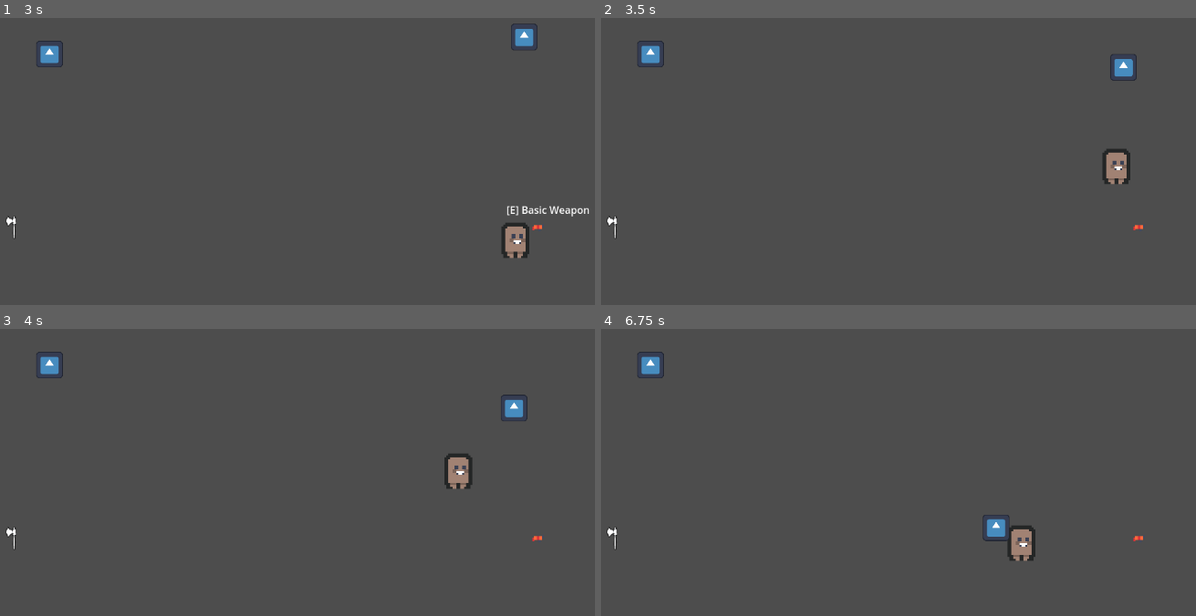
Above: before the commit, frames 1-4 (two rows, left to right).
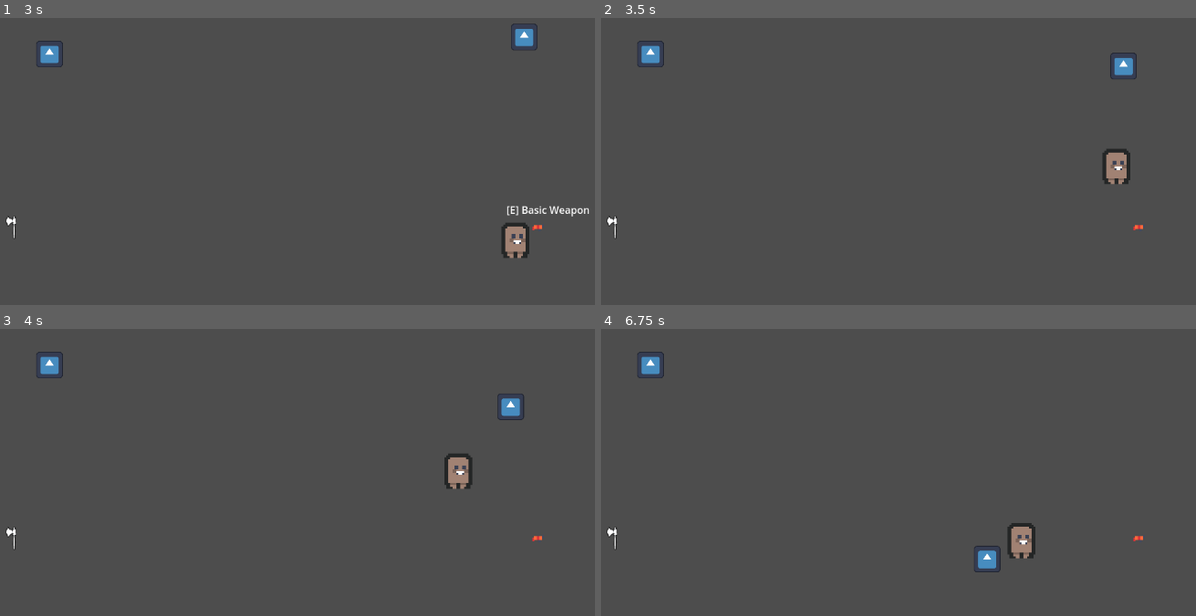
Above: after the commit, the same moments.

Repository: teubamaf/Survivals
Game: Godot game, scene res://Scenes/Playground/Test_scene.tscn
The game is run twice, just before and just after one commit, with the same random seed, the same clock (stepped at 60 frames per second) and the same inputs. The engine's default icon, where the game draws it, is replaced by a stand-in: a white triangle on a blue panel in a dark square.
Inputs (mouse positions are in pixels of both pictures, inside the frame that each line leads up to):
- Up to frame 1 (3 s): tap Enter at 0.5 s; move the mouse to (481, 167) at 0.52 s; hold D (move_right) 0.53-1.28 s; click (481, 167) at 0.6 s; right-click (481, 167) at 0.8 s; move the mouse to (178, 207) at 1.27 s; hold S (move_down) 1.28-2.03 s; right-click (178, 207) at 1.35 s; click (178, 207) at 1.55 s; move the mouse to (392, 98) at 2.02 s; hold D (move_right) 2.03-2.78 s; click (392, 98) at 2.1 s; right-click (392, 98) at 2.3 s; move the mouse to (285, 270) at 2.77 s; hold W (move_up) from 2.78 s (still down); tap Shift (dash) at 2.85 s
- Up to frame 2 (3.5 s): keep holding W (move_up); click (886, 270) at 3.05 s
- Up to frame 3 (4 s): move the mouse to (541, 561) at 3.52 s; release W (move_up) at 3.53 s; hold A (move_left) from 3.53 s (still down); tap G (drop_weapon) at 3.6 s; right-click (541, 561) at 3.8 s
- Up to frame 4 (6.75 s): move the mouse to (702, 438) at 4.27 s; right-click (702, 438) at 4.35 s; click (702, 438) at 4.55 s; move the mouse to (958, 498) at 5.02 s; release A (move_left) at 5.03 s; hold S (move_down) 5.03-5.78 s; hold E (interact) 5.03-5.78 s; right-click (958, 498) at 5.3 s; move the mouse to (815, 397) at 5.77 s; hold D (move_right) 5.78-6.53 s; tap Tab (switch_weapon) at 5.85 s; click (815, 397) at 6.05 s; move the mouse to (1082, 478) at 6.52 s; hold W (move_up) from 6.53 s (still down); click (1082, 478) at 6.6 s

Frame 1 is identical in both runs. In frame 2, less than 0.1% of the frame differs, in the area x 85-91%, y 12-22%; in frame 3, 0.2%; in frame 4, 0.7%, in the area x 62-74%, y 64-85%.

Commit message:
feat: axe and swing working

Diff:
--- a/Scenes/Weapon/Weapon_Axe.tscn
+++ b/Scenes/Weapon/Weapon_Axe.tscn
@@ -4,6 +4,7 @@
 [ext_resource type="Texture2D" uid="uid://bsxf42nup0dku" path="res://Assets/Weapon/weapon_axe.png" id="1_r77ok"]
 
 [sub_resource type="CircleShape2D" id="CircleShape2D_yqltp"]
+radius = 10.173755
 
 [node name="WeaponAxe" type="Area2D"]
 script = ExtResource("1_bkata")
@@ -14,5 +15,6 @@
 flip_h = true
 
 [node name="CollisionShape2D" type="CollisionShape2D" parent="."]
-scale = Vector2(-1.1807741, 2.121074)
+position = Vector2(12, -13.999999)
+scale = Vector2(-1.6474454, 1.2632496)
 shape = SubResource("CircleShape2D_yqltp")
--- a/Scripts/Enemy.gd
+++ b/Scripts/Enemy.gd
@@ -88,7 +88,15 @@
 		return
 
 	var direction = (target.global_position - global_position).normalized()
-	velocity = velocity.move_toward(direction * speed, speed * 3 * delta)
+
+	# Si trop proche du joueur, recule légèrement pour éviter le blocage
+	var distance_to_target = _distance_to(target)
+	if distance_to_target < 30.0:  # Distance très proche
+		direction *= -0.3  # Recule légèrement
+		velocity = velocity.move_toward(direction * speed * 0.5, speed * 2 * delta)
+	else:
+		velocity = velocity.move_toward(direction * speed, speed * 3 * delta)
+
 	move_and_slide()
 
 func _handle_combat():
--- a/Scripts/Ennemies/Zombie.gd
+++ b/Scripts/Ennemies/Zombie.gd
@@ -15,9 +15,9 @@
 var lunge_target: Vector2
 
 func _ready():
-	max_health = 150
+	max_health = 100
 	current_health = max_health
-	speed = 80.0
+	speed = 100.0
 	damage = 25
 	attack_range = 60.0
 	detection_range = 250.0
--- a/Scripts/Weapons/Weapon List/AxeWeapon.gd
+++ b/Scripts/Weapons/Weapon List/AxeWeapon.gd
@@ -7,7 +7,7 @@
 func _ready():
 	super._ready()
 	weapon_name = "Battle Axe"
-	damage = 35
+	damage = 50
 	attack_speed = 1.5
 	range = 80.0
 	durability = 150
@@ -21,52 +21,60 @@
 
 func _perform_attack(target_position: Vector2):
 	_perform_swing_effect()
-	super._perform_attack(target_position)
+	await super._perform_attack(target_position)
 
 func _perform_heavy_attack(target_position: Vector2):
 	_perform_heavy_swing_effect()
-	super._perform_heavy_attack(target_position)
+	await super._perform_heavy_attack(target_position)
 
 func _perform_swing_effect():
 	if is_swinging:
 		return
 
 	is_swinging = true
-	original_rotation = rotation
+	original_rotation = 0.0  # Toujours revenir à 0
+	rotation = 0.0  # S'assurer qu'on part de 0
 
 	var swing_tween = create_tween()
 
 	# Phase 1: Préparation du swing
-	swing_tween.parallel().tween_property(self, "rotation", original_rotation - deg_to_rad(swing_arc/2), 0.1)
+	swing_tween.parallel().tween_property(self, "rotation", -deg_to_rad(swing_arc/2), 0.1)
 	swing_tween.parallel().tween_property(self, "scale", Vector2(1.2, 1.2), 0.1)
 
 	# Phase 2: Swing principal
-	swing_tween.tween_property(self, "rotation", original_rotation + deg_to_rad(swing_arc/2), 0.2)
+	swing_tween.tween_property(self, "rotation", deg_to_rad(swing_arc/2), 0.2)
 
 	# Phase 3: Retour à la position normale
-	swing_tween.parallel().tween_property(self, "rotation", original_rotation, 0.1)
+	swing_tween.parallel().tween_property(self, "rotation", 0.0, 0.1)
 	swing_tween.parallel().tween_property(self, "scale", Vector2(1.0, 1.0), 0.1)
 
-	swing_tween.tween_callback(func(): is_swinging = false)
+	swing_tween.tween_callback(func():
+		rotation = 0.0  # Force le retour à 0
+		is_swinging = false
+	)
 
 func _perform_heavy_swing_effect():
 	if is_swinging:
 		return
 
 	is_swinging = true
-	original_rotation = rotation
+	original_rotation = 0.0  # Toujours revenir à 0
+	rotation = 0.0  # S'assurer qu'on part de 0
 
 	var heavy_swing_tween = create_tween()
 
 	# Phase 1: Préparation du heavy swing
-	heavy_swing_tween.parallel().tween_property(self, "rotation", original_rotation - deg_to_rad(swing_arc), 0.15)
+	heavy_swing_tween.parallel().tween_property(self, "rotation", -deg_to_rad(swing_arc), 0.15)
 	heavy_swing_tween.parallel().tween_property(self, "scale", Vector2(1.5, 1.5), 0.15)
 
 	# Phase 2: Heavy swing principal
-	heavy_swing_tween.tween_property(self, "rotation", original_rotation + deg_to_rad(swing_arc), 0.3)
+	heavy_swing_tween.tween_property(self, "rotation", deg_to_rad(swing_arc), 0.3)
 
 	# Phase 3: Retour à la position normale
-	heavy_swing_tween.parallel().tween_property(self, "rotation", original_rotation, 0.15)
+	heavy_swing_tween.parallel().tween_property(self, "rotation", 0.0, 0.15)
 	heavy_swing_tween.parallel().tween_property(self, "scale", Vector2(1.0, 1.0), 0.15)
 
-	heavy_swing_tween.tween_callback(func(): is_swinging = false)
+	heavy_swing_tween.tween_callback(func():
+		rotation = 0.0  # Force le retour à 0
+		is_swinging = false
+	)
--- a/Scripts/Weapons/Weapon.gd
+++ b/Scripts/Weapons/Weapon.gd
@@ -1,4 +1,4 @@
-extends Node2D
+extends Area2D
 class_name Weapon
 
 @export var weapon_name: String = "Basic Weapon"
--- a/Scripts/Weapons/WeaponMelee.gd
+++ b/Scripts/Weapons/WeaponMelee.gd
@@ -60,18 +60,22 @@
 				body.apply_knockback(direction * knockback_force)
 
 func _get_attack_area() -> Area2D:
-	var area = Area2D.new()
-	var collision_shape = CollisionShape2D.new()
-	var shape = CircleShape2D.new()
+	# Utilise l'Area2D de la scène si disponible, sinon crée une temporaire
+	if self is Area2D:
+		return self as Area2D
+	else:
+		var area = Area2D.new()
+		var collision_shape = CollisionShape2D.new()
+		var shape = CircleShape2D.new()
 
-	shape.radius = range
-	collision_shape.shape = shape
-	area.add_child(collision_shape)
+		shape.radius = range
+		collision_shape.shape = shape
+		area.add_child(collision_shape)
 
-	get_tree().current_scene.add_child(area)
-	area.global_position = global_position
+		get_tree().current_scene.add_child(area)
+		area.global_position = global_position
 
-	await get_tree().process_frame
-	area.queue_free()
+		await get_tree().process_frame
+		area.queue_free()
 
-	return area
+		return area
